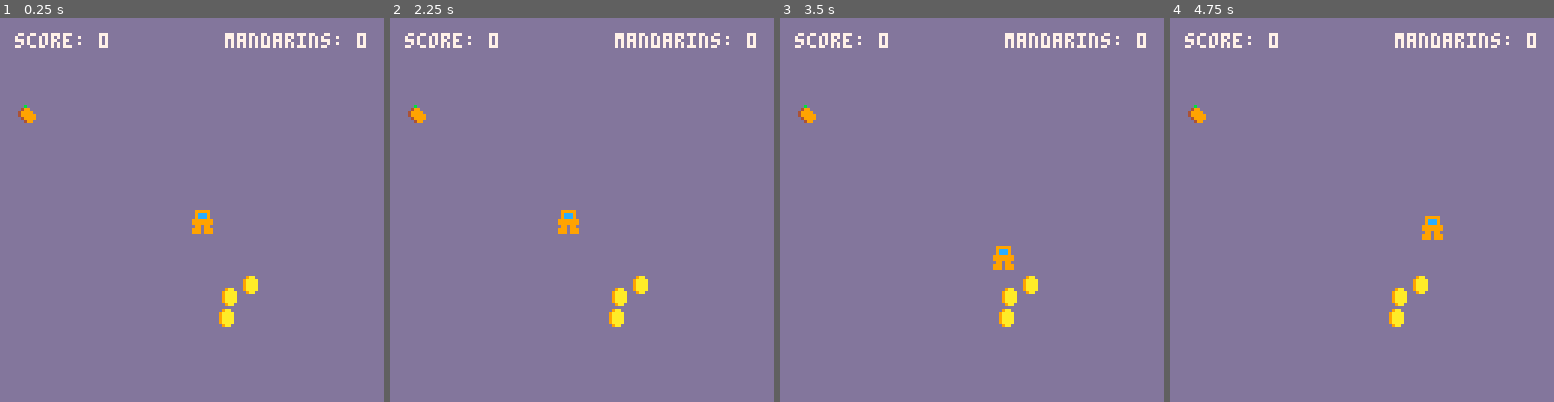
Above: before the commit, frames 1-4 (left to right).
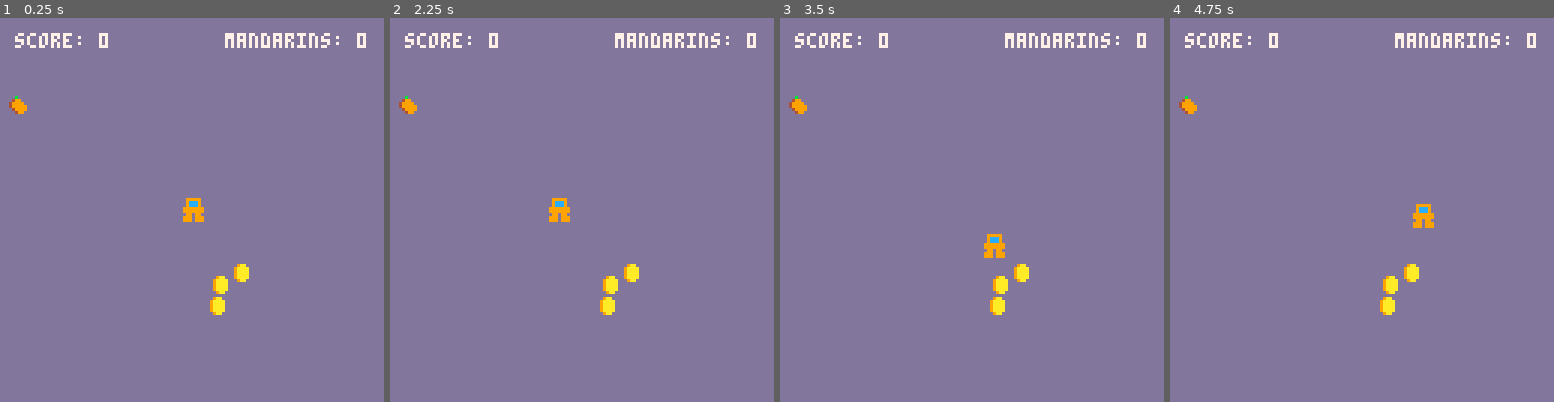
Above: after the commit, the same moments.

Repository: Thomasjkeel/first-game
Game: PICO-8 cartridge test_first_game.p8
Two runs of this game, one before a commit and one after it. Both use one fixed random seed, a clock stepped at 60 frames per second and the inputs below.
Inputs:
- Up to frame 1 (0.25 s): no input
- Up to frame 2 (2.25 s): hold Left from 1.97 s (still down)
- Up to frame 3 (3.5 s): release Left at 2.37 s; hold Down 2.42-2.82 s; hold Right from 2.87 s (still down)
- Up to frame 4 (4.75 s): release Right at 3.53 s; hold Up 3.58-4.08 s; hold Right 4.13-4.53 s; hold Down from 4.58 s (still down)

The runs differ from the first frame. In frame 1, 1.6% of the frame differs, in the area x 2-68%, y 20-81%; in frame 2, 1.6%; in frame 3, 1.6%; in frame 4, 1.6%.

Commit message:
add radius hit detection

Diff:
--- a/test_first_game.p8
+++ b/test_first_game.p8
@@ -18,17 +18,12 @@
   y=64,
   color=9,
   name="thomas",
-  width=8,
-  height=8,
   radius=4,
   move_speed=1,
   mandarin_alligned=false,
   draw=function(self)
-   spr(1, self.x, self.y)
-   rect(self.x-1,self.y-1,self.x+self.width, self.y+self.height, 13)
+   spr(1, self.x-3, self.y-4)
    -- circ(self.x,self.y,self.radius,12)
-   -- print(self.alligned,self.x+10, self.y, 7)
-   -- print(self.name, self.x-7, self.y-7, 7)
   end,
   update=function(self)
    if btn(0) then
@@ -46,16 +41,8 @@
   end,
    -- check hit detection
   check_collision=function(self,other)
-   local left1=self.x
-   local right1=self.x+self.width
-   local top1=self.y
-   local bottom1=self.y+self.height
-   local left2=other.x
-   local right2=other.x+other.width
-   local top2=other.y
-   local bottom2=other.y+other.height
     -- collect the other (coin or mandarin)
-   if not other.iscollected and rect_overlapping(left1,right1,top1,bottom1,left2,right2,top2,bottom2) then
+   if not other.iscollected and circ_overlapping(self.x,self.y,self.radius,other.x,other.y,other.radius) then
     other.iscollected=true
     if other.name == "coin" then
      sfx(0)
@@ -114,16 +101,15 @@
  local coin={
   x=flr(rnd(40))+64,
   y=flr(rnd(40))+64,
-  width=6,
-  height=7,
+  radius=3,
   name="coin",
   iscollected=false,
   update=function(self)
   end,
   draw=function(self)
    if not self.iscollected then
-    spr(3, self.x, self.y)
-    -- rect(self.x,self.y,self.x+self.width,self.y+self.height,12)
+    spr(3, self.x-3, self.y-4)
+    -- circ(self.x,self.y,self.radius,12)
    end
   end
  }
@@ -134,32 +120,19 @@
  local mandarin={
   x=flr(rnd(40))+5,
   y=flr(rnd(40))+10,
-  width=6,
-  height=6,
+  radius=3,
   name="mandarin",
   iscollected=false,
   update=function(self)
   end,
   draw=function(self)
    if not self.iscollected then
-    spr(4, self.x, self.y)
-    -- rect(self.x,self.y,self.x+self.width,self.y+self.height,12)
+    spr(4, self.x-3, self.y-3)
+    -- circ(self.x,self.y,self.radius,12)
    end
   end
  }
  return mandarin
-end
-
-function check_hit(x,y,left,right,top,bottom)
-  return left<x and x<right and top<y and y<bottom
-end
-
-function lines_overlapping(min1,max1,min2,max2)
- return max1>min2 and max2>min1
-end
-
-function rect_overlapping(left1,right1,top1,bottom1,left2,right2,top2,bottom2)
- return lines_overlapping(left1,right1,left2,right2) and lines_overlapping(top1,bottom1,top2,bottom2)
 end
 
 function circ_overlapping(x1,y1,r1,x2,y2,r2)
